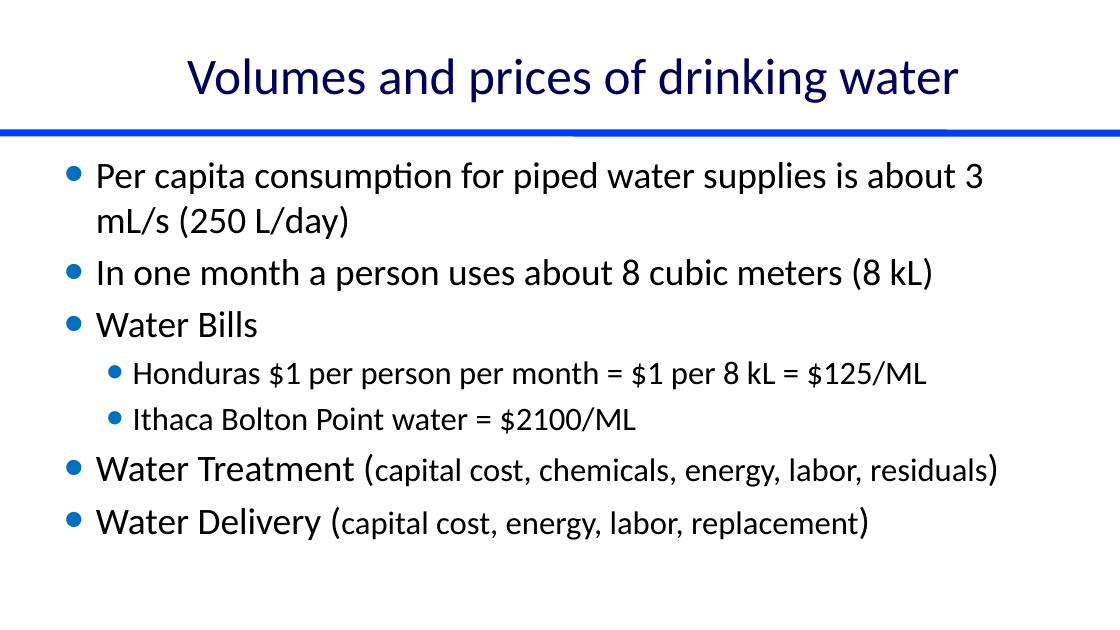
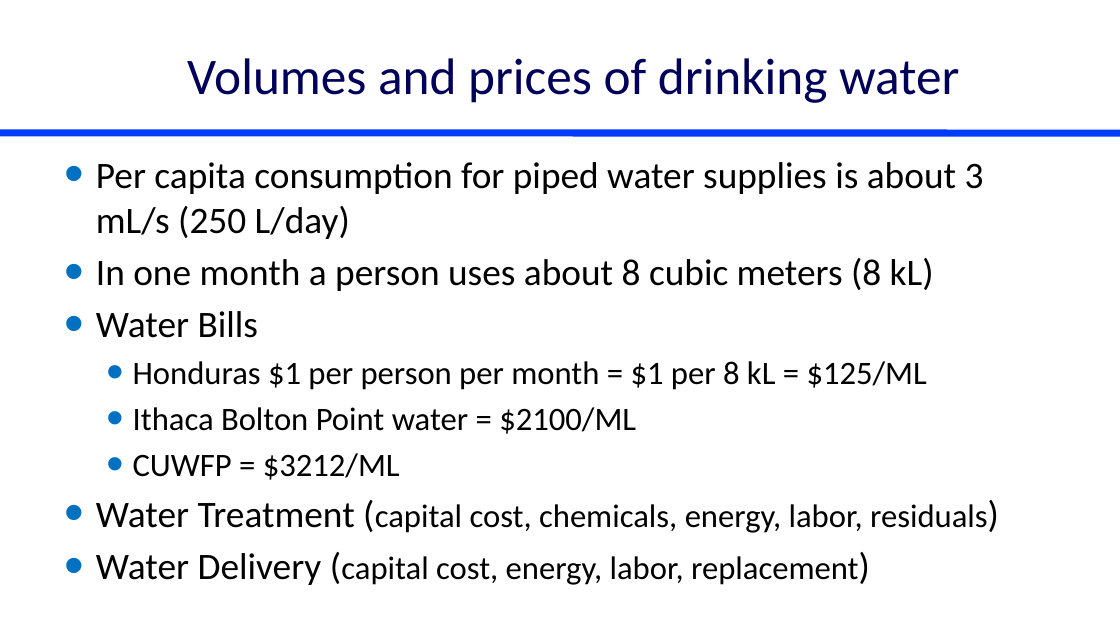
Before and after one commit to monroews/CEE4590, a slide deck: slide 3 of Lectures/Arsenic.pptx. Drawn at 1120x630 pixels with LibreOffice and Linux fonts; fonts in the diff are those of the drawing. Boxes give left, top, right and bottom in pixels: in the first picture for what was removed or moved away, otherwise in the second. Text is boxed around its words. In the diff, an @@ line names an element or a change of style, - is before the commit and + after.

```diff
--- a/Lectures/Arsenic.pptx
+++ b/Lectures/Arsenic.pptx
@@ text at (133,453,400,480): paragraph added @@
+  • CUWFP = $3212/ML
```
Also in this commit, not shown: 1 other slide changed.
